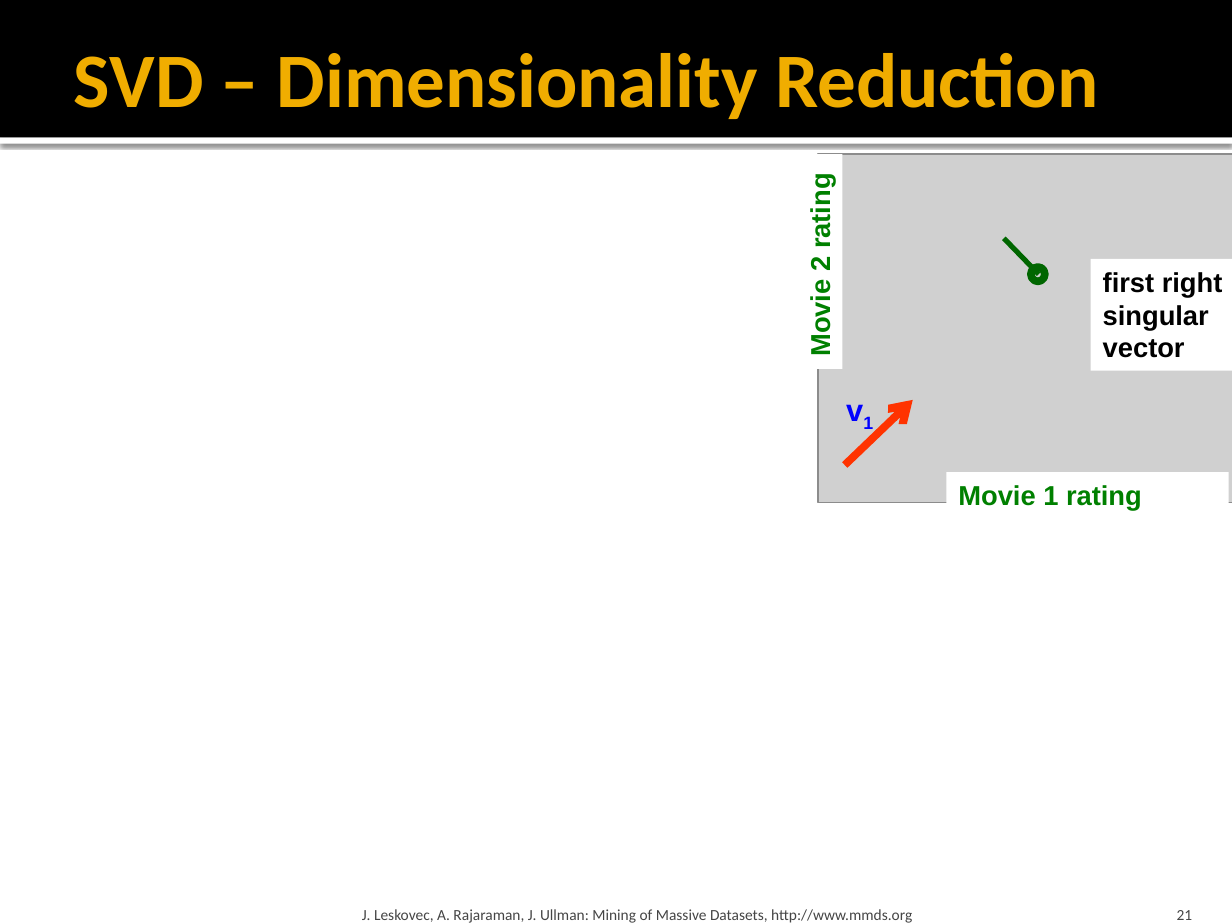
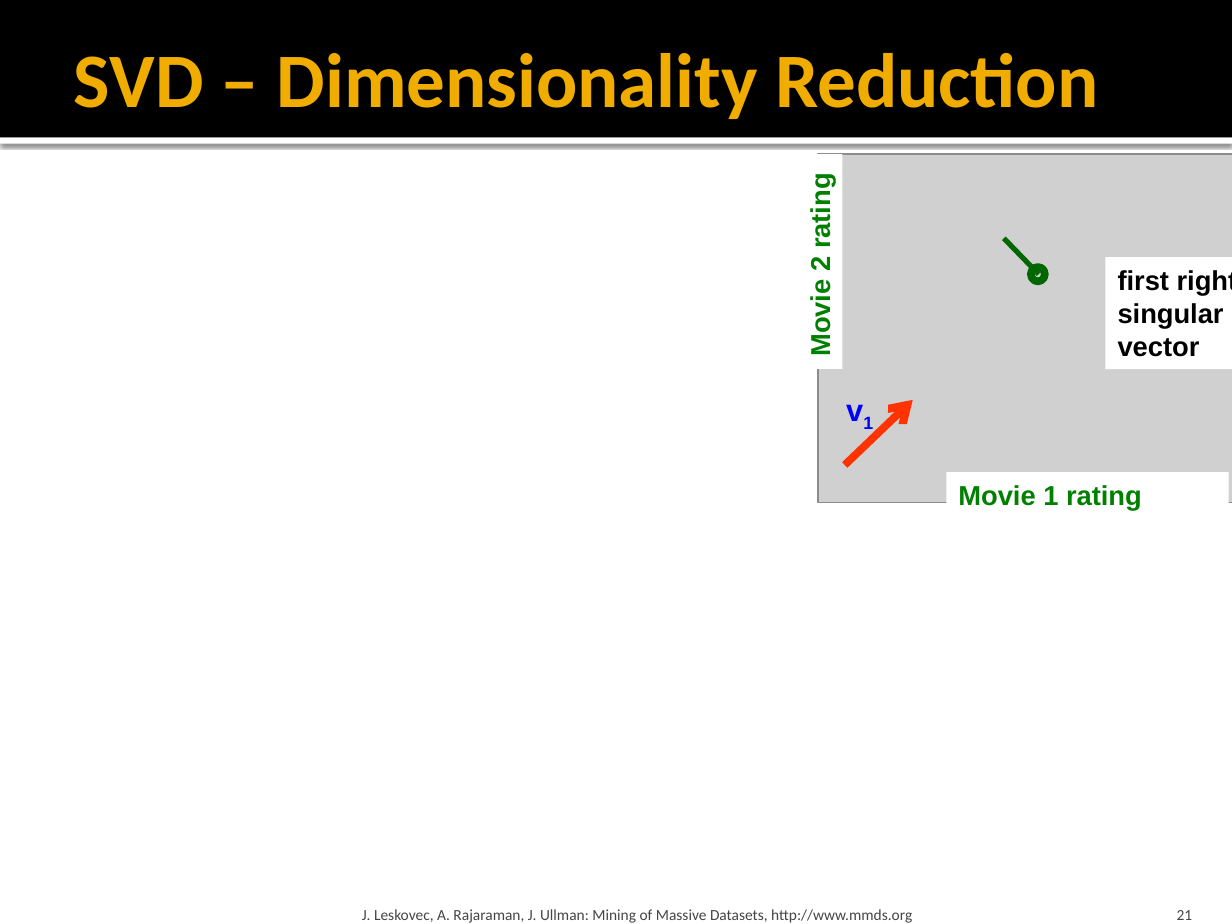
Before and after one commit to chriswjh/chriswjh.github.io, a slide deck: slide 21 of BDM/11-dimred.pptx. Drawn at 1232x924 pixels with LibreOffice and Linux fonts; fonts in the diff are those of the drawing; grey boxes stand for pictures. Boxes give left, top, right and bottom in pixels: in the first picture for what was removed or moved away, otherwise in the second. Text is boxed around its words. In the diff, an @@ line names an element or a change of style, - is before the commit and + after.

```diff
--- a/BDM/11-dimred.pptx
+++ b/BDM/11-dimred.pptx
@@ rectangle "first right singular vector": place and size @@
-rectangle "first right singular vector" at <box>1090,259,1232,371</box>
+rectangle "first right singular vector" at <box>1105,257,1232,370</box>
```
Also in this commit, not shown: 2 other slides changed, 1 other file.
